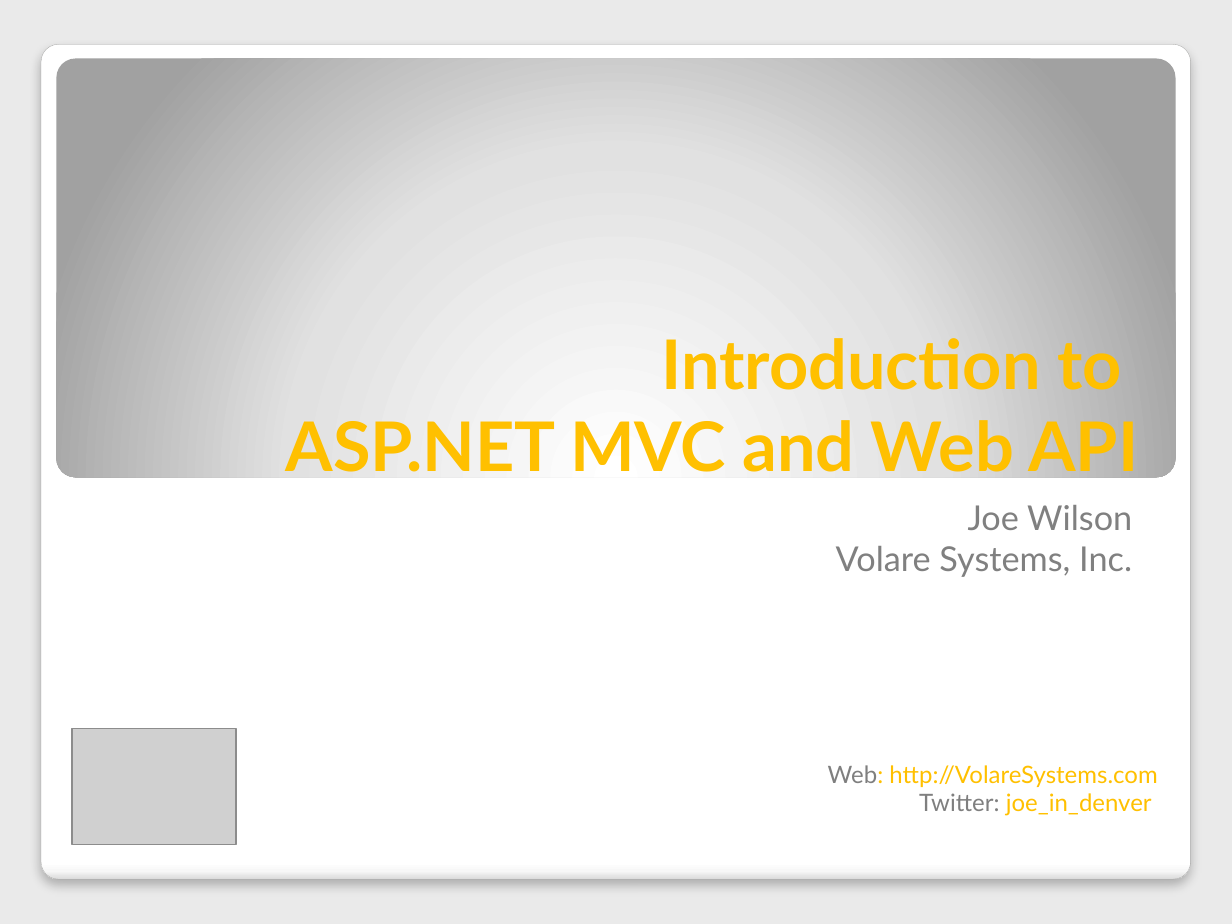
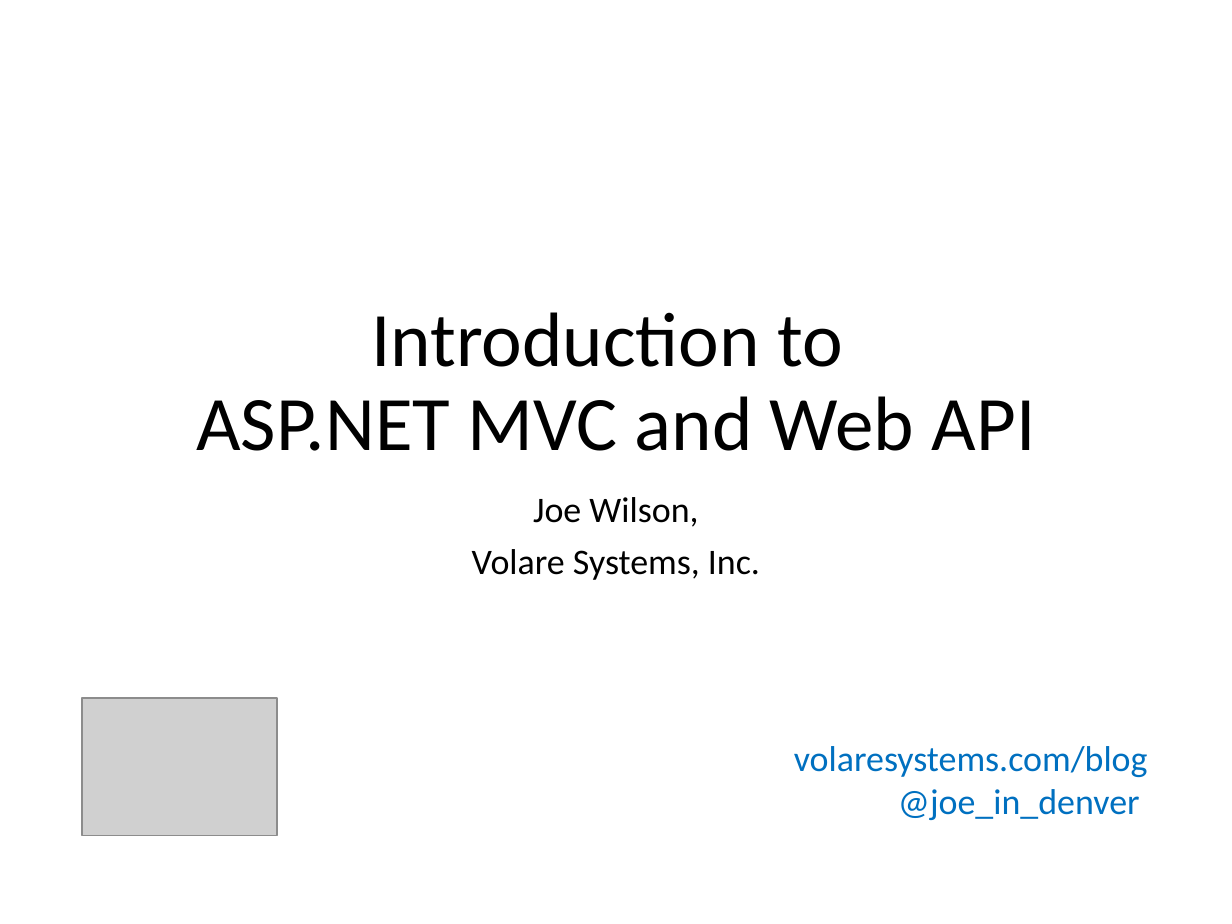
Before and after one commit to VolareSoftware/Presentations, a slide deck: slide 1 of Intro to MVC and Web API - Denver Dev Days/Introduction to MVC and Web API.pptx. Drawn at 1232x924 pixels with LibreOffice and Linux fonts; fonts in the diff are those of the drawing; grey boxes stand for pictures. Boxes give left, top, right and bottom in pixels: in the first picture for what was removed or moved away, otherwise in the second. Text is boxed around its words. In the diff, an @@ line names an element or a change of style, - is before the commit and + after.

Commit message:
updaate styles and grab old content, still need to update and add new stuff

```diff
--- a/Intro to MVC and Web API - Denver Dev Days/Introduction to MVC and Web API.pptx
+++ b/Intro to MVC and Web API - Denver Dev Days/Introduction to MVC and Web API.pptx
@@ background #EAEAEA to #FFFFFF @@
@@ rounded rectangle removed at [41, 44, 1190, 880] @@
@@ rounded rectangle removed at [57, 58, 1175, 477] @@
@@ title "Introduction to ASP.NET MVC and ...": place and size @@
-title "Introduction to ASP.NET MVC and ..." at [286, 338, 1138, 484]
+title "Introduction to ASP.NET MVC and ..." at [196, 312, 1036, 451]
@@ title "Introduction to ASP.NET MVC and ..." at [196, 312, 1036, 451]: size 40 to 45 pt, font Lato to Calibri, text colour #FFC000 to #000000, bold off; alignment right to centre; line spacing 1 to 0.9 @@
@@ subtitle "Joe Wilson,": place and size @@
-subtitle "Joe Wilson," at [836, 505, 1132, 577]
+subtitle "Joe Wilson," at [472, 497, 760, 580]
@@ subtitle at [533, 497, 698, 527]: text changed; size 20 to 21 pt; font Lato to Calibri; text colour #808080 to #000000 @@
-Joe Wilson
+Joe Wilson,
@@ subtitle at [472, 549, 760, 580]: size 20 to 21 pt, font Lato to Calibri, text colour #808080 to #000000 in "Volare Systems, Inc."; alignment right to centre; indent changed; line spacing 1 to 0.9; more space between paragraphs @@
@@ picture: place and size @@
-picture at [71, 729, 235, 845]
+picture at [83, 699, 277, 837]
@@ text at [794, 746, 1148, 820]: text changed; size 14 to 21 pt; font Lato to Calibri; text colour #FFC000 to #0070C0 @@
-Web: http://VolareSystems.com
-Twitter: joe_in_denver
+volaresystems.com/blog
+@joe_in_denver
```
Also in this commit, not shown: 14 other slides changed, 10 slides added, 8 slides removed.
